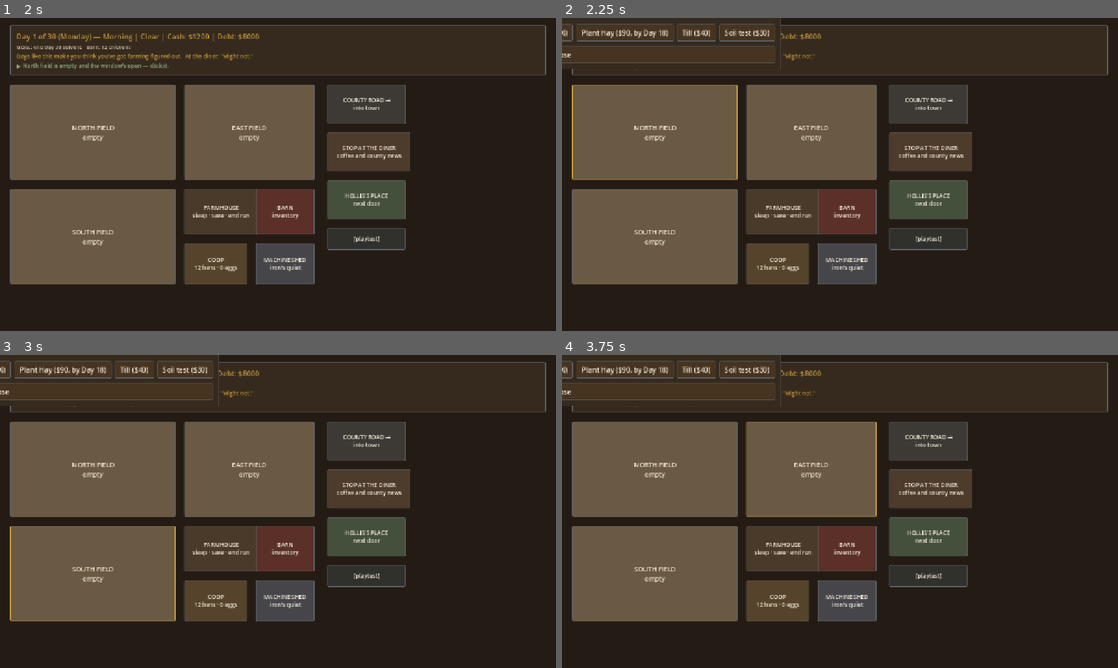
Above: before the commit, frames 1-4 (two rows, left to right).
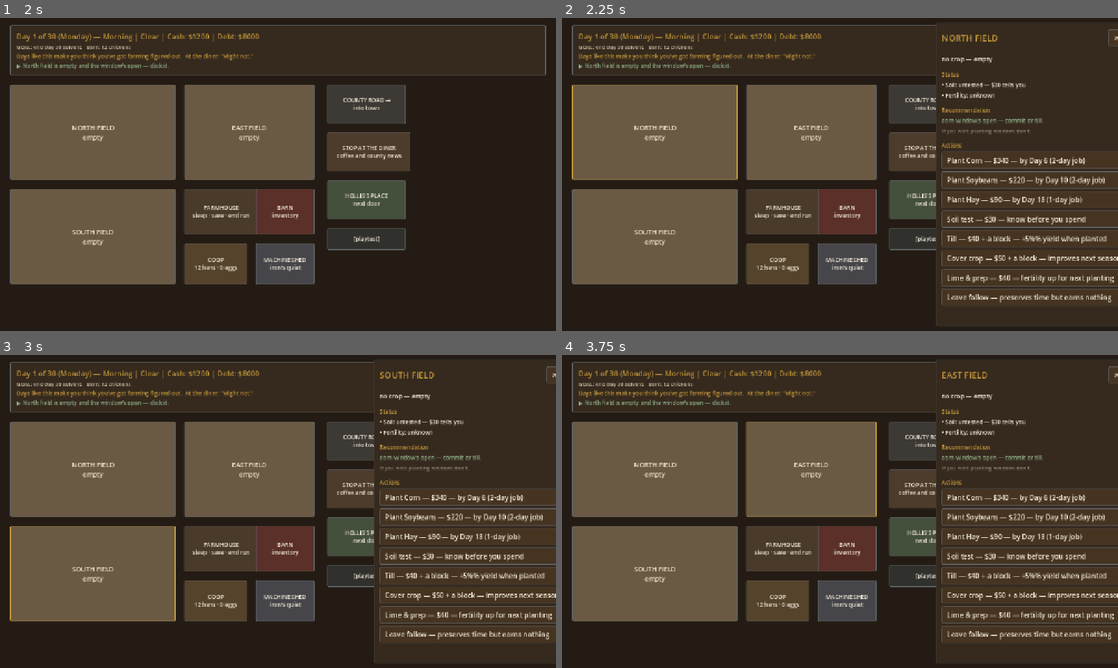
Above: after the commit, the same moments.

Repository: nastyn8dawg-blip/Dirt_Money
Game: Godot game, scene res://scenes/main.tscn
Same seed, same stepped clock (60 frames per second), same inputs: the game is played once before the commit and once after it.
Inputs:
- Up to frame 1 (2 s): click "New Run" at 0.5 s; click "Start as Old School Farmer" at 1.25 s
- Up to frame 2 (2.25 s): click "NORTH FIELD empty" at 2 s
- Up to frame 3 (3 s): click "SOUTH FIELD empty" at 2.75 s
- Up to frame 4 (3.75 s): click "EAST FIELD empty" at 3.5 s

Frame 1 is identical in both runs. In frame 2, 17% of the frame differs, in the area x 0-100%, y 0-99%; in frame 3, 17%; in frame 4, 17%.

Commit message:
Field panel fixed: stable right-side inspector; contact canon wired
- Root cause of the clipped overlay: PRESET_CENTER anchored an empty
  container before content existed. Replaced with one stable side-panel
  system: right-anchored, fully in-viewport, scrollable, wrapped text,
  header close button - used by fields, farmhouse, barn, coop, shed,
  and the playtest panel alike
- Field inspector answers the Director questions in order: what is
  wrong (status block: soil, fertility, weeds, stress, expected
  yield), what can I do (actions stacked vertically, full width, cost
  + time + consequence in every label, disabled-but-visible when
  unaffordable), what happens if I ignore it (dedicated line per
  state). Leave Fallow is an explicit, honest choice
- Canon wired verbatim: Marge deadline call, Earl rate notice, all
  four Patti diner leads - every morning contact and lead now speaks
  in the Director voice

Co-Authored-By: Claude Fable 5 <noreply@anthropic.com>

Diff:
--- a/data/dialogue/earl_notice.json
+++ b/data/dialogue/earl_notice.json
@@ -1,6 +1,6 @@
 {
-  "_schema": "Morning contact: a dry bank notice when credit tightens. Fires once. Text is scratch placeholder awaiting Director wording (law 6). Blank EN1.",
-  "_status": "placeholder_awaiting_director",
+  "_schema": "Morning contact: a dry bank notice when credit tightens. Fires once.",
+  "_status": "director_approved (2026-07-03)",
   "id": "earl_notice",
   "npc": "earl",
   "start": "intro",
@@ -8,7 +8,7 @@
     "intro": {
       "speaker": "earl",
       "emotion": "neutral",
-      "text": "[BLANK EN1 — a bank notice in Earl's paperwork voice: the rate now carries a community-standing adjustment, effective already. No judgment, no gossip, just the number. Awaiting Director.]",
+      "text": "Your rate changed this morning.\n\nPaperwork says risk adjusted.",
       "options": [{ "text": "(File it where you file bad news)", "goto": "_end" }]
     }
   }
--- a/data/dialogue/marge_deadline_call.json
+++ b/data/dialogue/marge_deadline_call.json
@@ -1,6 +1,6 @@
 {
-  "_schema": "Morning contact: Marge calls when a handshake is due within 2 days. Fires with a 3-day cooldown. Text is scratch placeholder awaiting Director wording (law 6). Blank MC1.",
-  "_status": "placeholder_awaiting_director",
+  "_schema": "Morning contact: Marge calls when a handshake is due within 2 days. Fires with a 3-day cooldown.",
+  "_status": "director_approved (2026-07-03)",
   "id": "marge_deadline_call",
   "npc": "marge",
   "start": "intro",
@@ -8,7 +8,7 @@
     "intro": {
       "speaker": "marge",
       "emotion": "neutral",
-      "text": "[BLANK MC1 — Marge on the phone, clipped: your paper's due in two days, she's not calling to chat, she's calling because she'd rather remind you than fine you. Awaiting Director.]",
+      "text": "Paper's due Friday.\n\nI'm not chasing you. I'm reminding you once.",
       "options": [
         { "text": "\"It'll be there.\"", "goto": "_end" },
         { "text": "(Hang up and get moving)", "goto": "_end" }
--- a/data/leads.json
+++ b/data/leads.json
@@ -1,26 +1,34 @@
 {
-  "_schema": "Diner leads (Director: the diner is where the county becomes readable - a lead generator, not just gossip). Condition checked against live state; first match wins; 'nothing' is the fallback and that's fine - the diner should not always pay off. Lines are scratch placeholders awaiting Director wording (law 6). Blanks L1-L4.",
-  "_status": "placeholder_awaiting_director",
+  "_schema": "Diner leads (Director: the diner is where the county becomes readable). Condition checked against live state; first match wins; nothing is the fallback and that is fine - the diner should not always pay off.",
+  "_status": "director_approved (2026-07-03)",
   "leads": [
     {
       "id": "board_lead",
       "condition": "contract_available",
-      "lines": ["[BLANK L1 — Patti mentions Marge has paper on the board with your name all but written on it. Awaiting Director.]"]
+      "lines": [
+        "Marge had a board slip sitting there nobody’s grabbed yet.\n\nMeans either it’s bad work or good money."
+      ]
     },
     {
       "id": "salvage_lead",
       "condition": "salvage_offer",
-      "lines": ["[BLANK L2 — somebody saw something come into the Weaver yard worth a look, and Gus doesn't hold things long. Awaiting Director.]"]
+      "lines": [
+        "Gus came in with rust on his sleeves and that quiet look he gets.\n\nSomething’s sitting in his yard."
+      ]
     },
     {
       "id": "price_lead",
       "condition": "market_rising",
-      "lines": ["[BLANK L3 — elevator whisper: corn's moving, and the folks who haul early tend to eat better. Awaiting Director.]"]
+      "lines": [
+        "Elevator boys were talking corn before their eggs got cold.\n\nMight be worth asking before you sell."
+      ]
     },
     {
       "id": "nothing",
       "condition": "",
-      "lines": ["[BLANK L4 — a slow day at the diner: no leads, just the county being itself. Flavor, not payoff. Awaiting Director.]"]
+      "lines": [
+        "Slow morning.\n\nOnly thing moving in here is coffee."
+      ]
     }
   ]
 }
--- a/scripts/screens/farm_hud.gd
+++ b/scripts/screens/farm_hud.gd
@@ -21,7 +21,6 @@
 var _suggest: Label
 var _canvas: Control
 var _detail: PanelContainer = null
-var _pt_panel: PanelContainer = null
 
 
 func _ready() -> void:
@@ -192,7 +191,7 @@
 	_canvas.add_child(b)
 
 
-# ---------- field detail panel ----------
+# ---------- side panel system (Director: stable, in-viewport, vertical) ----------
 
 func _close_detail() -> void:
 	if _detail:
@@ -200,107 +199,156 @@
 		_detail = null
 
 
+func _open_side_panel(title: String) -> VBoxContainer:
+	# One stable right-side inspector for everything: fully inside the
+	# screen, actions stack vertically, long text wraps, clear close.
+	_close_detail()
+	_detail = make_panel(self)
+	_detail.set_anchors_preset(Control.PRESET_RIGHT_WIDE)
+	_detail.offset_left = -420
+	_detail.offset_right = -12
+	_detail.offset_top = 12
+	_detail.offset_bottom = -12
+	var outer := VBoxContainer.new()
+	outer.add_theme_constant_override("separation", 8)
+	_detail.add_child(outer)
+	var head := HBoxContainer.new()
+	outer.add_child(head)
+	var t := make_label(head, title, 20, ACCENT)
+	t.size_flags_horizontal = Control.SIZE_EXPAND_FILL
+	make_button(head, "✕ Close", _close_detail)
+	outer.add_child(HSeparator.new())
+	var scroll := ScrollContainer.new()
+	scroll.size_flags_vertical = Control.SIZE_EXPAND_FILL
+	scroll.horizontal_scroll_mode = ScrollContainer.SCROLL_MODE_DISABLED
+	outer.add_child(scroll)
+	var col := VBoxContainer.new()
+	col.size_flags_horizontal = Control.SIZE_EXPAND_FILL
+	col.add_theme_constant_override("separation", 6)
+	scroll.add_child(col)
+	return col
+
+
+func _wrap(parent: Control, text: String, size: int = 13, color: Color = CREAM) -> Label:
+	var l := make_label(parent, text, size, color)
+	l.autowrap_mode = TextServer.AUTOWRAP_WORD_SMART
+	l.custom_minimum_size.x = 360
+	return l
+
+
+func _action(parent: Control, text: String, enabled: bool, cb: Callable) -> Button:
+	var b := Button.new()
+	b.text = text
+	b.disabled = not enabled
+	b.alignment = HORIZONTAL_ALIGNMENT_LEFT
+	b.size_flags_horizontal = Control.SIZE_EXPAND_FILL
+	b.pressed.connect(cb)
+	parent.add_child(b)
+	return b
+
+
 func _open_field_detail(field_id: String) -> void:
-	_close_detail()
 	var f: Dictionary = GameState.fields[field_id]
 	var stage := GameState.field_stage_name(f)
-	_detail = make_panel(self)
-	_detail.set_anchors_preset(Control.PRESET_CENTER)
-	_detail.grow_horizontal = Control.GROW_DIRECTION_BOTH
-	_detail.grow_vertical = Control.GROW_DIRECTION_BOTH
-	var col := VBoxContainer.new()
-	col.add_theme_constant_override("separation", 6)
-	_detail.add_child(col)
-
-	make_label(col, "%s FIELD" % field_id.to_upper(), 20, ACCENT)
-	make_label(col, "Crop: %s   |   Stage: %s%s" % [
-		f.crop if f.get("crop", "") != "" else "none", stage,
-		"   |   %d day(s) to ready" % int(f.get("days_to_ready", 0)) if f.state == "growing" else "",
+	var col := _open_side_panel("%s FIELD" % field_id.to_upper())
+
+	_wrap(col, "%s — %s%s" % [
+		f.crop if f.get("crop", "") != "" else "no crop", stage,
+		" — %d day(s) to ready" % int(f.get("days_to_ready", 0)) if f.state == "growing" else "",
 	], 14)
-	make_label(col, "Soil: %s   |   Weather risk: %s" % [
-		"fertility %d%%" % int(f.fertility) if f.get("tested", false) else "untested",
-		WeatherManager.display_name(WeatherManager.current) + (" — field is stressed" if f.get("stressed", false) else ""),
-	], 13)
+	col.add_child(HSeparator.new())
+	_wrap(col, "Status", 13, ACCENT)
+	_wrap(col, "• Soil: %s" % ("tested" if f.get("tested", false) else "untested — $30 tells you"))
+	_wrap(col, "• Fertility: %s" % ("%d%%" % int(f.fertility) if f.get("tested", false) else "unknown"))
 	if f.state == "growing":
-		make_label(col, "Weed/pest pressure: %s" % (
-			"%d%%%s" % [int(f.weeds), " — costing yield" if int(f.weeds) > 50 else ""] if f.get("scouted", false) else "unknown — scout to find out"
-		), 13, ScreenBase.WARN if f.get("scouted", false) and int(f.weeds) > 50 else CREAM)
-		make_label(col, "Expected yield: %d units%s" % [
-			GameState.field_yield_units(f),
-			"" if f.get("scouted", false) else " (assumes what you can see)",
-		], 13)
-	make_label(col, "Recommended: " + _recommend(f, stage), 13, ScreenBase.GOOD)
+		var weeds_known: bool = f.get("scouted", false)
+		_wrap(col, "• Weeds/pests: %s" % (
+			"%d%%%s" % [int(f.weeds), " — over 50% costs a fifth of the crop" if int(f.weeds) > 50 else ""] if weeds_known else "unknown — walk the field"
+		), 13, ScreenBase.WARN if weeds_known and int(f.weeds) > 50 else CREAM)
+		_wrap(col, "• Stress: %s" % ("storm-bitten — costing 10%" if f.get("stressed", false) else "none showing"),
+			13, ScreenBase.WARN if f.get("stressed", false) else CREAM)
+		_wrap(col, "• Expected yield: %d units%s" % [
+			GameState.field_yield_units(f), "" if weeds_known else " (going by looks)"])
 	col.add_child(HSeparator.new())
+	_wrap(col, "Recommendation", 13, ACCENT)
+	_wrap(col, _recommend(f, stage), 13, ScreenBase.GOOD)
+	_wrap(col, _ignore_cost(f, stage), 12, ScreenBase.MUTED)
+	col.add_child(HSeparator.new())
+	_wrap(col, "Actions", 13, ACCENT)
 
 	var acted := func(action: String):
 		GameState.field_action(field_id, action)
 		CalendarManager.spend_block()
 		_close_detail()
 		_refresh()
-
-	var row := HBoxContainer.new()
-	row.add_theme_constant_override("separation", 8)
-	col.add_child(row)
+	var plant := func(crop_id: String):
+		GameState.issue_field_order(field_id, crop_id, "plant")
+		_close_detail()
+		_refresh()
+
 	if f.state == "fallow":
-		var planted_any := false
+		var window_open := false
 		for crop_id in DataLoader.crops.keys():
 			var crop: Dictionary = DataLoader.crops[crop_id]
 			if CalendarManager.day > int(crop.get("plant_by_day", 30)):
 				continue
-			planted_any = true
+			window_open = true
 			var order: Dictionary = crop.get("plant_order", {})
-			make_button(row, "Plant %s ($%d, by Day %d)" % [crop.name, order.get("cost", 0), crop.get("plant_by_day", 30)],
-				func():
-					GameState.issue_field_order(field_id, crop_id, "plant")
-					_close_detail()
-					_refresh())
+			_action(col, "Plant %s — $%d — by Day %d (%d-day job)" % [
+				crop.name, order.get("cost", 0), crop.get("plant_by_day", 30), order.get("days", 1)],
+				GameState.cash >= int(order.get("cost", 0)), plant.bind(crop_id))
+		if not window_open:
+			_wrap(col, "Too late for corn. Soybeans would be a gamble this late.", 12, ScreenBase.MUTED)
+		if not f.get("tested", false):
+			_action(col, "Soil test — $30 — know before you spend", GameState.cash >= 30, func(): acted.call("soil_test"))
 		if not f.get("tilled", false):
-			make_button(row, "Till ($40)", func(): acted.call("till"))
-		if not f.get("tested", false):
-			make_button(row, "Soil test ($30)", func(): acted.call("soil_test"))
-		var row2 := HBoxContainer.new()
-		row2.add_theme_constant_override("separation", 8)
-		col.add_child(row2)
-		# Late-season choices (Director canon lines) — hay is never the default
-		if not planted_any:
-			make_label(row2, "Too late for corn. Soybeans would be a gamble this late.", 12, ScreenBase.MUTED)
-			var row3 := HBoxContainer.new()
-			row3.add_theme_constant_override("separation", 8)
-			col.add_child(row3)
-			make_button(row3, "Cover crop ($50)", func(): acted.call("cover_crop"))
-			make_label(row3, "improves next season's soil", 12, ScreenBase.MUTED)
-			if not f.get("limed", false):
-				make_button(row3, "Lime & prep ($40)", func(): acted.call("soil_prep"))
-			make_label(row3, "· Fallow preserves time but earns nothing.", 12, ScreenBase.MUTED)
-			if CalendarManager.day <= int(DataLoader.crops.get("hay", {}).get("plant_by_day", 18)):
-				make_button(row3, "Plant hay ($90)", func():
-					GameState.issue_field_order(field_id, "hay", "plant")
-					_close_detail()
-					_refresh())
+			_action(col, "Till — $40 + a block — +5%% yield when planted", GameState.cash >= 40, func(): acted.call("till"))
+		_action(col, "Cover crop — $50 + a block — improves next season's soil", GameState.cash >= 50, func(): acted.call("cover_crop"))
+		if not f.get("limed", false):
+			_action(col, "Lime & prep — $40 — fertility up for next planting", GameState.cash >= 40, func(): acted.call("soil_prep"))
+		_action(col, "Leave fallow — preserves time but earns nothing", true, _close_detail)
 	elif f.state == "growing":
 		if not f.get("scouted", false):
-			make_button(row, "Scout field (a block)", func(): acted.call("scout"))
+			_action(col, "Scout field — a time block — see the real weed number", true, func(): acted.call("scout"))
 		if not f.get("fertilized", false):
-			make_button(row, "Fertilize ($80)", func(): acted.call("fertilize"))
-		if f.get("scouted", false) and int(f.weeds) > 20:
-			make_button(row, "Treat weeds/pests ($60)", func(): acted.call("treat"))
+			_action(col, "Fertilize — $80 + a block — +10%% yield", GameState.cash >= 80, func(): acted.call("fertilize"))
+		_action(col, "Treat weeds/pests — $60 + a block — clears the pressure", GameState.cash >= 60, func(): acted.call("treat"))
 		if f.get("stressed", false):
-			make_button(row, "Repair storm damage ($20)", func(): acted.call("repair_field"))
+			_action(col, "Repair storm damage — $20 + a block — saves 10%% of the crop", GameState.cash >= 20, func(): acted.call("repair_field"))
 	elif f.state == "ready":
 		var crop2: Dictionary = DataLoader.crops.get(f.crop, {})
 		var h: Dictionary = crop2.get("harvest_order", {})
-		make_button(row, "HARVEST — %dd, $%d" % [h.get("days", 0), h.get("cost", 0)], func():
-			GameState.issue_field_order(field_id, f.crop, "harvest")
-			_close_detail()
-			_refresh())
-		make_label(row, "Then: sell at the elevator, or fill a contract at the Co-op.", 12, ScreenBase.MUTED)
+		_action(col, "HARVEST — $%d — %d day(s) of crew work" % [h.get("cost", 0), h.get("days", 1)],
+			GameState.cash >= int(h.get("cost", 0)), func():
+				GameState.issue_field_order(field_id, f.crop, "harvest")
+				_close_detail()
+				_refresh())
+		_wrap(col, "Then sell at the elevator, or fill a contract at the Co-op.", 12, ScreenBase.MUTED)
 	elif f.state == "working":
 		for o in GameState.field_orders:
 			if o.field == field_id:
-				make_label(row, "Crew %s — %d day(s) left%s" % [
-					o.kind, o.days_left, "  (BROKEN DOWN)" if o.get("paused", false) else ""],
+				_wrap(col, "Crew %s — %d day(s) left%s" % [
+					o.kind, o.days_left, "  (BROKEN DOWN — machine shed)" if o.get("paused", false) else ""],
 					13, ScreenBase.WARN if o.get("paused", false) else ScreenBase.INFO)
-	make_button(col, "Close", _close_detail)
+	elif f.state == "cover":
+		_wrap(col, "Cover crop's in. It pays next season, not this one.", 13, ScreenBase.MUTED)
+
+
+func _ignore_cost(f: Dictionary, stage: String) -> String:
+	# The Director's question: what happens if I ignore it?
+	if stage == "ready":
+		return "If you wait: the weather gets a vote on your harvest."
+	if f.get("stressed", false):
+		return "If you ignore it: storm damage takes 10% at harvest."
+	if f.state == "growing" and f.get("scouted", false) and int(f.weeds) > 40:
+		return "If you ignore it: weeds over 50% take a fifth of the crop."
+	if f.state == "growing" and not f.get("scouted", false):
+		return "If you don't look: whatever's out there works for free."
+	if f.state == "fallow" and CalendarManager.day > 18:
+		return "If you do nothing: no harm, no income. That can be a choice."
+	if f.state == "fallow":
+		return "If you wait: planting windows don't."
+	return "Nothing here punishes patience today."
 
 
 func _recommend(f: Dictionary, stage: String) -> String:
@@ -324,86 +372,47 @@
 # ---------- buildings ----------
 
 func _open_farmhouse() -> void:
-	_close_detail()
-	_detail = make_panel(self)
-	_detail.set_anchors_preset(Control.PRESET_CENTER)
-	_detail.grow_horizontal = Control.GROW_DIRECTION_BOTH
-	_detail.grow_vertical = Control.GROW_DIRECTION_BOTH
-	var col := VBoxContainer.new()
-	col.add_theme_constant_override("separation", 8)
-	_detail.add_child(col)
-	make_label(col, "FARMHOUSE", 20, ACCENT)
-	var row := HBoxContainer.new()
-	row.add_theme_constant_override("separation", 8)
-	col.add_child(row)
-	make_button(row, "Sleep → Next Day", func():
+	var col := _open_side_panel("FARMHOUSE")
+	_action(col, "Sleep → Next Day", true, func():
 		_close_detail()
 		CalendarManager.advance_day())
-	make_button(row, "Save", func(): SaveManager.save_game())
-	make_button(row, "End Run", func(): go("report_card"))
-	make_button(col, "Close", _close_detail)
+	_action(col, "Save game", true, func(): SaveManager.save_game())
+	_action(col, "End the run — face the county's verdict", true, func(): go("report_card"))
 
 
 func _open_barn() -> void:
-	_close_detail()
-	_detail = make_panel(self)
-	_detail.set_anchors_preset(Control.PRESET_CENTER)
-	_detail.grow_horizontal = Control.GROW_DIRECTION_BOTH
-	_detail.grow_vertical = Control.GROW_DIRECTION_BOTH
-	var col := VBoxContainer.new()
-	col.add_theme_constant_override("separation", 6)
-	_detail.add_child(col)
-	make_label(col, "BARN", 20, ACCENT)
+	var col := _open_side_panel("BARN")
 	var any := false
 	for item in GameState.inventory.keys():
 		if GameState.inventory[item] > 0:
 			any = true
-			make_label(col, "%s — %d units" % [item, GameState.inventory[item]], 14)
+			_wrap(col, "%s — %d units" % [item, GameState.inventory[item]], 14)
 	if not any:
-		make_label(col, "Empty. Fields fix that.", 14, ScreenBase.MUTED)
-	make_label(col, "Sell at the Grain Elevator, or deliver against a contract at the Co-op.", 12, ScreenBase.MUTED)
-	make_button(col, "Close", _close_detail)
+		_wrap(col, "Empty. Fields fix that.", 14, ScreenBase.MUTED)
+	_wrap(col, "Sell at the Grain Elevator, or deliver against a contract at the Co-op.", 12, ScreenBase.MUTED)
 
 
 func _open_coop() -> void:
-	_close_detail()
-	_detail = make_panel(self)
-	_detail.set_anchors_preset(Control.PRESET_CENTER)
-	_detail.grow_horizontal = Control.GROW_DIRECTION_BOTH
-	_detail.grow_vertical = Control.GROW_DIRECTION_BOTH
-	var col := VBoxContainer.new()
-	col.add_theme_constant_override("separation", 6)
-	_detail.add_child(col)
-	make_label(col, "CHICKEN COOP", 20, ACCENT)
-	make_label(col, "%d hens, laying daily. Eggs on hand: %d." % [GameState.chickens, GameState.inventory.get("eggs", 0)], 14)
-	make_button(col, "Close", _close_detail)
+	var col := _open_side_panel("CHICKEN COOP")
+	_wrap(col, "%d hens, laying daily. Eggs on hand: %d." % [GameState.chickens, GameState.inventory.get("eggs", 0)], 14)
 
 
 func _open_shed() -> void:
-	_close_detail()
-	_detail = make_panel(self)
-	_detail.set_anchors_preset(Control.PRESET_CENTER)
-	_detail.grow_horizontal = Control.GROW_DIRECTION_BOTH
-	_detail.grow_vertical = Control.GROW_DIRECTION_BOTH
-	var col := VBoxContainer.new()
-	col.add_theme_constant_override("separation", 6)
-	_detail.add_child(col)
-	make_label(col, "MACHINE SHED", 20, ACCENT)
+	var col := _open_side_panel("MACHINE SHED")
 	for eq_id in DataLoader.equipment.keys():
 		var eq: Dictionary = DataLoader.equipment[eq_id]
-		make_label(col, eq.name, 14)
+		_wrap(col, eq.name, 14)
 		if GameState.interface_flag("equipment_subsystems", false):
 			var cond: Dictionary = eq.get("condition", {})
 			for sub in DataLoader.equipment_meta.get("subsystems", []):
 				if int(cond.get(sub, 0)) > 0:
-					make_label(col, "   %s: %d%%" % [sub, cond[sub]], 12,
+					_wrap(col, "   %s: %d%%" % [sub, cond[sub]], 12,
 						ScreenBase.WARN if int(cond[sub]) < 35 else ScreenBase.GOOD)
 	if not GameState.pending_breakdown.is_empty():
-		make_label(col, "⚠ Machine down in the field — Roy's shop is on the line.", 13, ScreenBase.WARN)
-		make_button(col, "Take the call", func():
+		_wrap(col, "⚠ Machine down in the field — Roy's shop is on the line.", 13, ScreenBase.WARN)
+		_action(col, "Take the call", true, func():
 			_close_detail()
 			EventBus.dialogue_started.emit("breakdown_choice"))
-	make_button(col, "Close", _close_detail)
 
 
 # ---------- suggestion + playtest (unchanged logic) ----------
@@ -437,44 +446,27 @@
 
 
 func _toggle_playtest_panel() -> void:
-	if _pt_panel:
-		_pt_panel.queue_free()
-		_pt_panel = null
+	if _detail:
+		_close_detail()
 		return
-	_pt_panel = make_panel(self)
-	_pt_panel.set_anchors_preset(Control.PRESET_CENTER)
-	_pt_panel.grow_horizontal = Control.GROW_DIRECTION_BOTH
-	_pt_panel.grow_vertical = Control.GROW_DIRECTION_BOTH
-	var col := VBoxContainer.new()
-	col.add_theme_constant_override("separation", 6)
-	_pt_panel.add_child(col)
-	make_label(col, "PLAYTEST PANEL (dev only)", 16, ACCENT)
+	var col := _open_side_panel("PLAYTEST (dev)")
 	var ledger_bits: Array[String] = []
 	for k in GameState.ledger.keys():
 		ledger_bits.append("%s: $%d" % [k, GameState.ledger[k]])
-	var l1 := make_label(col, "LEDGER — " + ("; ".join(ledger_bits) if not ledger_bits.is_empty() else "empty"), 12)
-	l1.autowrap_mode = TextServer.AUTOWRAP_WORD_SMART
-	l1.custom_minimum_size.x = 560
-	var l2 := make_label(col, "FLAGS — " + (", ".join(GameState.flags.keys()) if not GameState.flags.is_empty() else "none"), 12)
-	l2.autowrap_mode = TextServer.AUTOWRAP_WORD_SMART
-	l2.custom_minimum_size.x = 560
+	_wrap(col, "LEDGER — " + ("; ".join(ledger_bits) if not ledger_bits.is_empty() else "empty"), 12)
+	_wrap(col, "FLAGS — " + (", ".join(GameState.flags.keys()) if not GameState.flags.is_empty() else "none"), 12)
 	var rep_bits: Array[String] = []
 	for npc_id in ReputationLedger.rep.keys():
 		rep_bits.append("%s %d (%s)" % [npc_id, ReputationLedger.get_rep(npc_id), ReputationLedger.tier(npc_id)])
-	var l3 := make_label(col, "PEOPLE — " + "; ".join(rep_bits) + " | county %d" % ReputationLedger.county, 12)
-	l3.autowrap_mode = TextServer.AUTOWRAP_WORD_SMART
-	l3.custom_minimum_size.x = 560
-	make_label(col, "PERKS — " + (", ".join(GameState.perks) if not GameState.perks.is_empty() else "none yet"), 12)
-	var btns := HBoxContainer.new()
-	btns.add_theme_constant_override("separation", 8)
-	col.add_child(btns)
-	make_button(btns, "Restart (same background)", func():
+	_wrap(col, "PEOPLE — " + "; ".join(rep_bits) + " | county %d" % ReputationLedger.county, 12)
+	_wrap(col, "PERKS — " + (", ".join(GameState.perks) if not GameState.perks.is_empty() else "none yet"), 12)
+	col.add_child(HSeparator.new())
+	_action(col, "Restart (same background)", true, func():
 		GameState.new_run(GameState.background_id)
 		go("farm_hud"))
-	make_button(btns, "New background", func(): go("character_select"))
-	make_button(btns, "Export summary", func():
+	_action(col, "New background", true, func(): go("character_select"))
+	_action(col, "Export run summary", true, func():
 		var f := FileAccess.open("user://playtest_export.txt", FileAccess.WRITE)
 		if f:
 			f.store_string(JSON.stringify(GameState.run_summary(), "  "))
 		OS.shell_show_in_file_manager(ProjectSettings.globalize_path("user://")))
-	make_button(btns, "Close", _toggle_playtest_panel)
